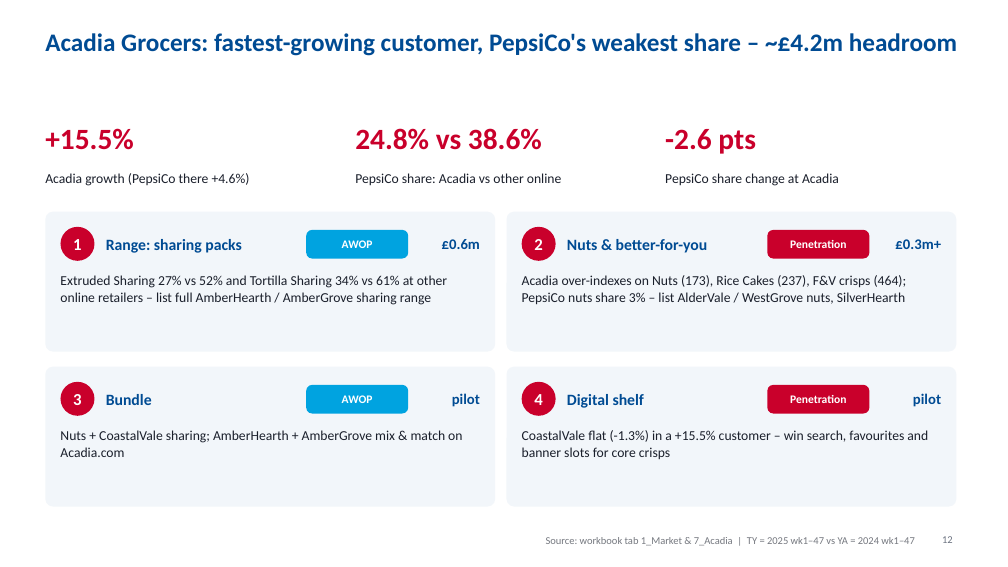
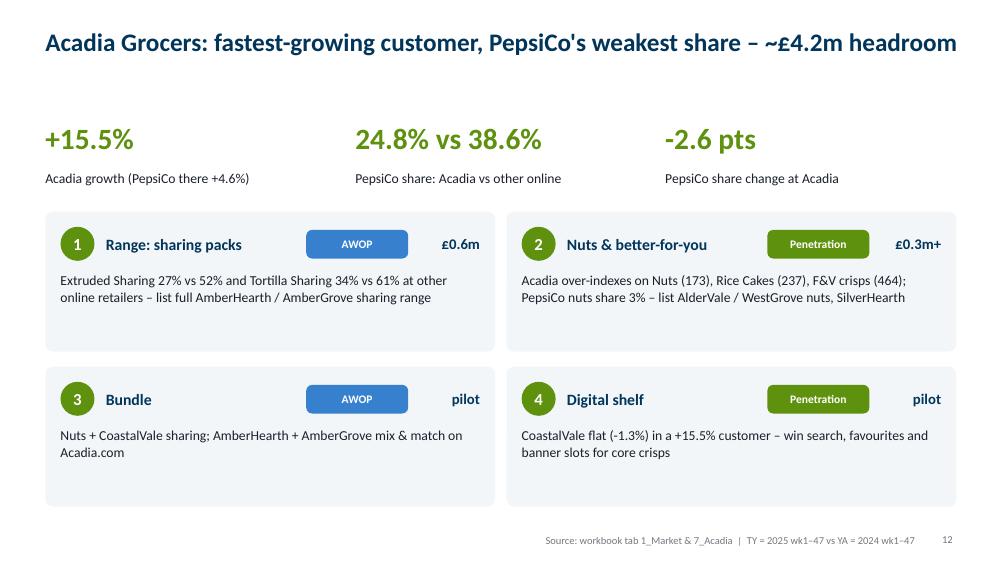
Before and after one commit to harshjunekumar/test-sample, a slide deck: slide 12 of case_study/PepsiCo_Savoury_Case_Study_Deck.pptx. Drawn at 1008x567 pixels with LibreOffice and Linux fonts; fonts in the diff are those of the drawing. Boxes give left, top, right and bottom in pixels: in the first picture for what was removed or moved away, otherwise in the second. Text is boxed around its words. In the diff, an @@ line names an element or a change of style, - is before the commit and + after.

```diff
--- a/case_study/PepsiCo_Savoury_Case_Study_Deck.pptx
+++ b/case_study/PepsiCo_Savoury_Case_Study_Deck.pptx
@@ text colour #C9002B to #5E910D in 3 elements at bbox=[45, 128, 134, 150], bbox=[355, 128, 542, 150], bbox=[665, 129, 755, 154] @@
@@ rounded rectangle at bbox=[306, 230, 408, 259]: fill #00A3E0 to #3680CE @@
@@ rounded rectangle at bbox=[306, 385, 408, 414]: fill #00A3E0 to #3680CE @@
@@ fill #F2F6FA to #F2F6F9 in 4 elements at bbox=[45, 212, 495, 352], bbox=[507, 212, 957, 352], bbox=[45, 367, 495, 507], bbox=[507, 367, 957, 507] @@
@@ fill #C9002B to #5E910D in 6 elements at bbox=[60, 227, 95, 261], bbox=[522, 227, 556, 261], bbox=[768, 230, 870, 259], bbox=[60, 382, 95, 416], bbox=[522, 382, 556, 416], bbox=[768, 385, 870, 414] @@
@@ text colour #004B93 to #02355A in 9 elements at bbox=[45, 33, 957, 56], bbox=[106, 239, 241, 253], bbox=[442, 239, 480, 249], bbox=[567, 239, 708, 253], bbox=[895, 239, 941, 249], bbox=[106, 394, 152, 405], bbox=[452, 393, 480, 407], bbox=[567, 394, 644, 408], bbox=[913, 393, 941, 407] @@
```
Also in this commit, not shown: 10 other slides changed.
